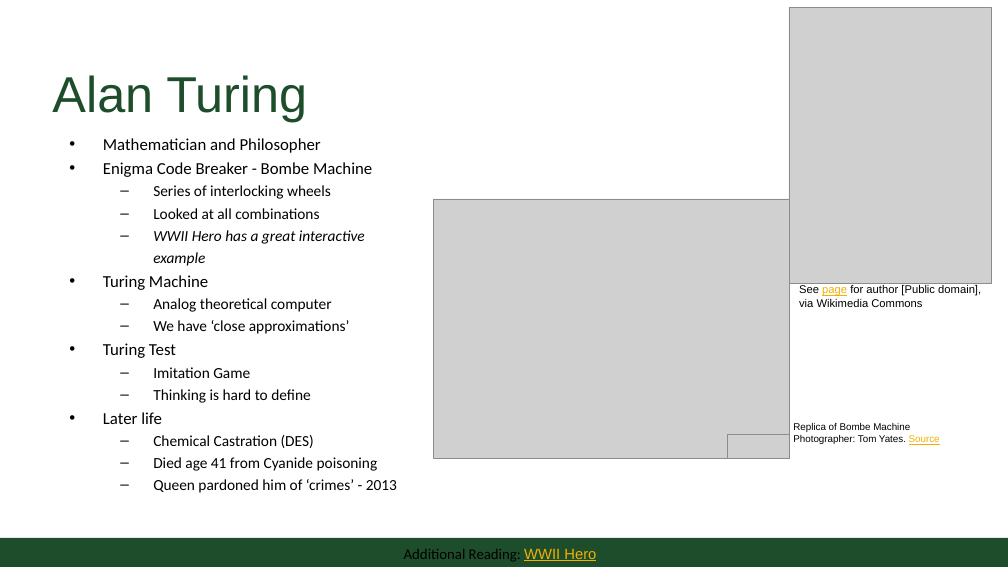
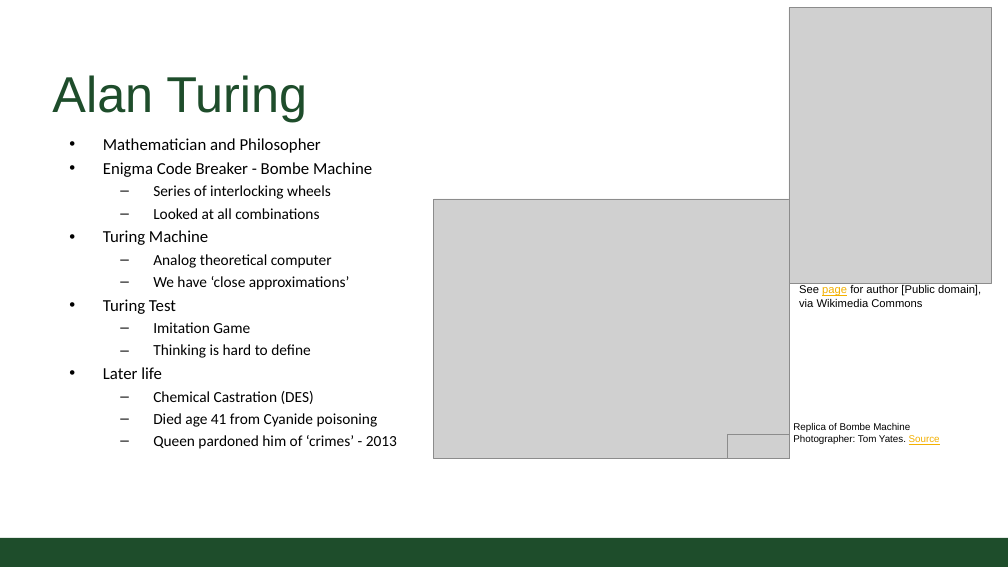
Before and after one commit to CSU-CS150B/handouts, a slide deck: slide 8 of Slides/On-Campus/02_01_turing_expressions_and_functions.pptx (slide 7 before the commit). Drawn at 1008x567 pixels with LibreOffice and Linux fonts; fonts in the diff are those of the drawing; grey boxes stand for pictures; background and template pictures are left out. Boxes give left, top, right and bottom in pixels: in the first picture for what was removed or moved away, otherwise in the second. Text is boxed around its words. In the diff, an @@ line names an element or a change of style, - is before the commit and + after.

```diff
--- a/Slides/On-Campus/02_01_turing_expressions_and_functions.pptx
+++ b/Slides/On-Campus/02_01_turing_expressions_and_functions.pptx
@@ text at [153, 230, 365, 266]: paragraph removed @@
-  – WWII Hero has a great interactive example
@@ text removed at [404, 549, 596, 561] @@
-Additional Reading: WWII Hero
```
Also in this commit, not shown: 5 other slides changed, 3 slides added, 1 other file.
